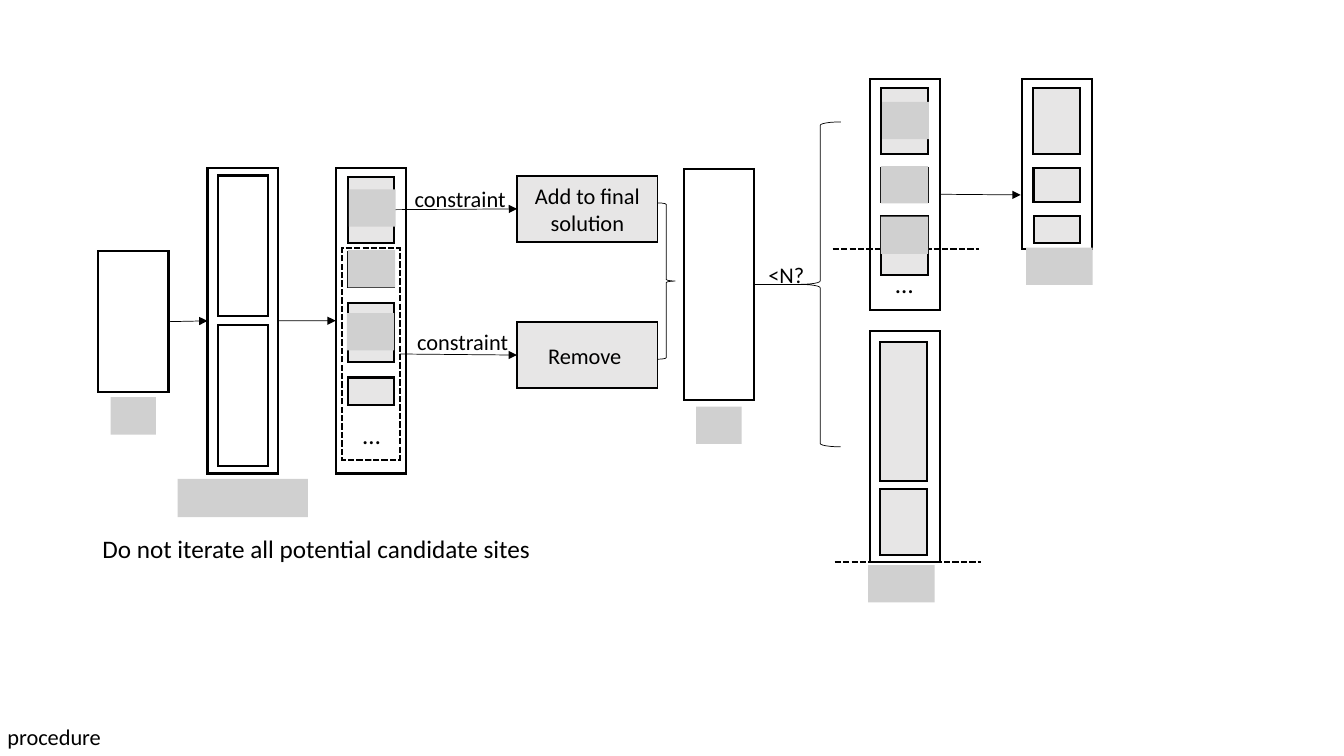
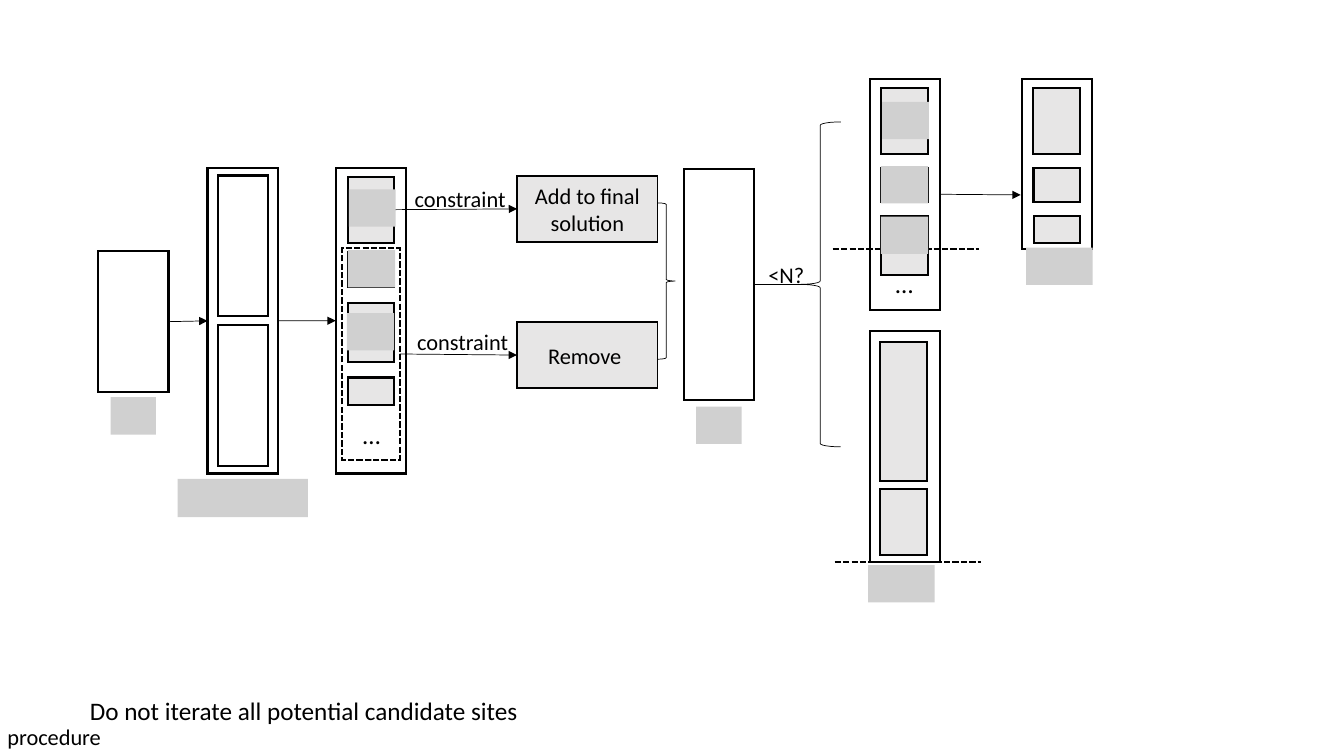
Before and after one commit to sywang-20/opt-greedy, a slide deck: slide 5 of DOCUS/progress-report.pptx (slide 3 before the commit). Drawn at 1344x756 pixels with LibreOffice and Linux fonts; fonts in the diff are those of the drawing; grey boxes stand for pictures. Boxes give left, top, right and bottom in pixels: in the first picture for what was removed or moved away, otherwise in the second. Text is boxed around its words. In the diff, an @@ line names an element or a change of style, - is before the commit and + after.

```diff
--- a/DOCUS/progress-report.pptx
+++ b/DOCUS/progress-report.pptx
@@ text "Do not iterate all potential ...": place and size @@
-text "Do not iterate all potential ..." at [102, 540, 530, 562]
+text "Do not iterate all potential ..." at [90, 702, 517, 724]
```
Also in this commit, not shown: 1 other slide changed, 4 slides added, 1 slide removed.
